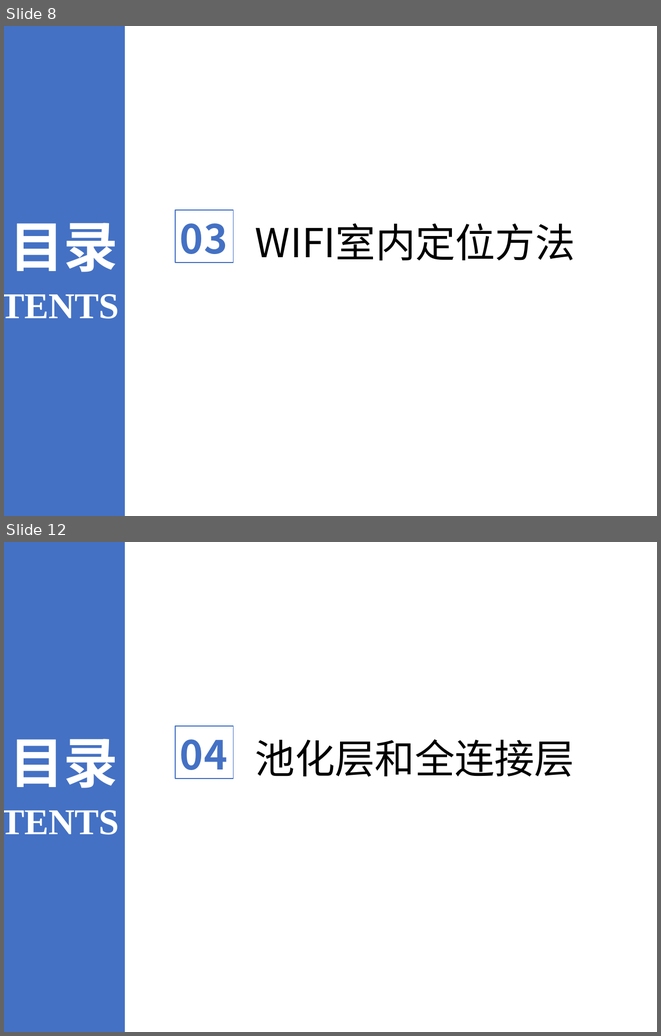
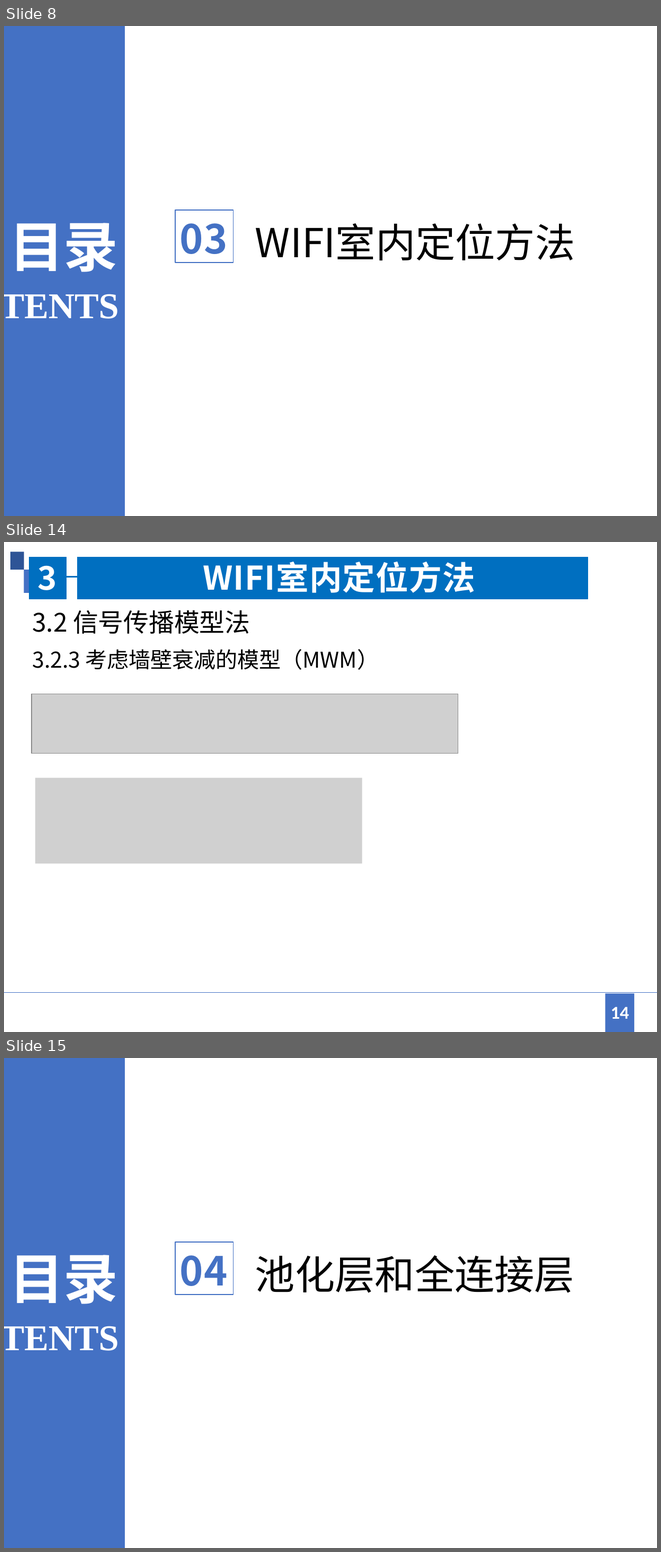
Before and after one commit to jingwei1205/MyCourse, a slide deck: 卫星定位/WIFI室内定位方法综述.pptx. Shown one above the other, each under a label of ours: slides 8 and 12 before the commit, slides 8, 14 and 15 after it; the slides between them are not shown. The pictures are 661x1036 and 661x1552 pixels, drawn with LibreOffice and Linux fonts; fonts in the diff are those of the drawing; grey boxes stand for pictures. Boxes give left, top, right and bottom in pixels: in the first picture for what was removed or moved away, otherwise in the second. Text is boxed around its words. In the diff, an @@ line names an element or a change of style, - is before the commit and + after.

```diff
--- a/卫星定位/WIFI室内定位方法综述.pptx
+++ b/卫星定位/WIFI室内定位方法综述.pptx
@@ slide 14 added at (4, 542, 657, 1032), background #FFFFFF @@
@@ freeform shape added at (10, 552, 24, 570), fill #2E5496 @@
@@ group added at (29, 557, 587, 599): 5 freeform shapes @@
@@ title added at (37, 556, 475, 593), 36 pt, text #FFFFFF, bold @@
+3 WIFI室内定位方法
@@ freeform shape added at (24, 570, 35, 593), fill #4471C4 @@
@@ freeform shape added at (24, 570, 29, 593), fill #4471C4 @@
@@ text added at (32, 610, 250, 634), 28 pt, text #000000 @@
+3.2 信号传播模型法
@@ text added at (33, 649, 379, 670), 24 pt, text #000000 @@
+3.2.3 考虑墙壁衰减的模型（MWM）
@@ picture added at (32, 694, 458, 753) @@
@@ picture added at (35, 778, 362, 863) @@
@@ freeform shape added at (4, 992, 657, 992), outline #4471C4 0.48 pt @@
@@ freeform shape added at (606, 993, 634, 1032), fill #4471C4 @@
@@ page number added at (611, 1006, 629, 1018), 20 pt, text #FFFFFF, bold @@
+14
@@ what was slide 12 is now slide 15 @@
```
Also in this commit, not shown: 3 slides changed, 2 other slides added.
